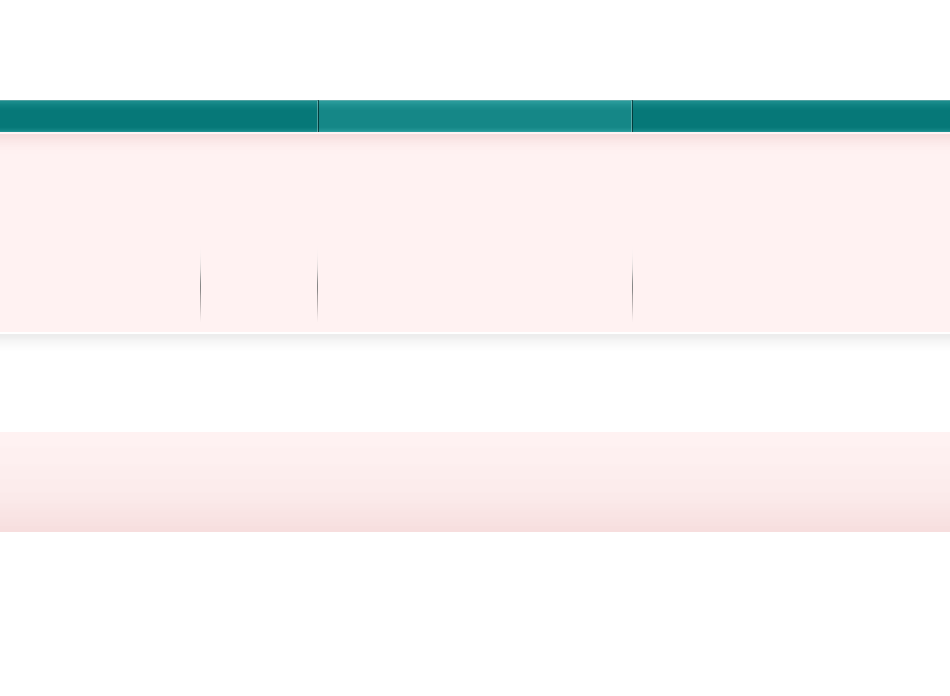
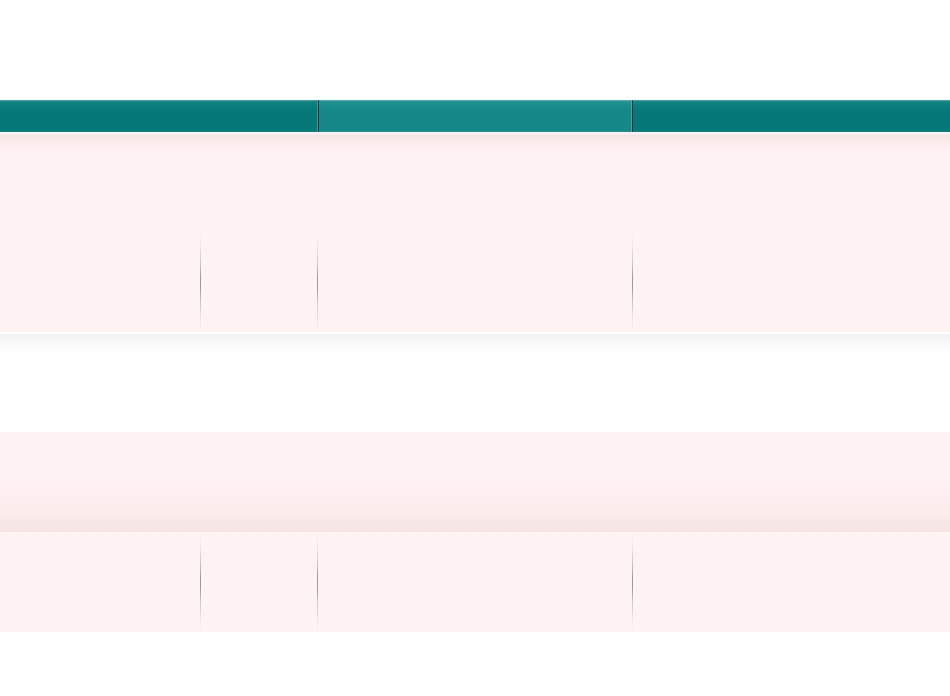
Layers edited between the first and the second 950px x 696px image:
painted on "navbar button" over [0, 100, 950, 132]
painted on "header widgets" over [0, 134, 950, 143]
painted on "header boxes" over [200, 235, 633, 330]
painted on "footer widgets" over [0, 448, 950, 532]
painted on "footer boxes" over [0, 532, 950, 632]
